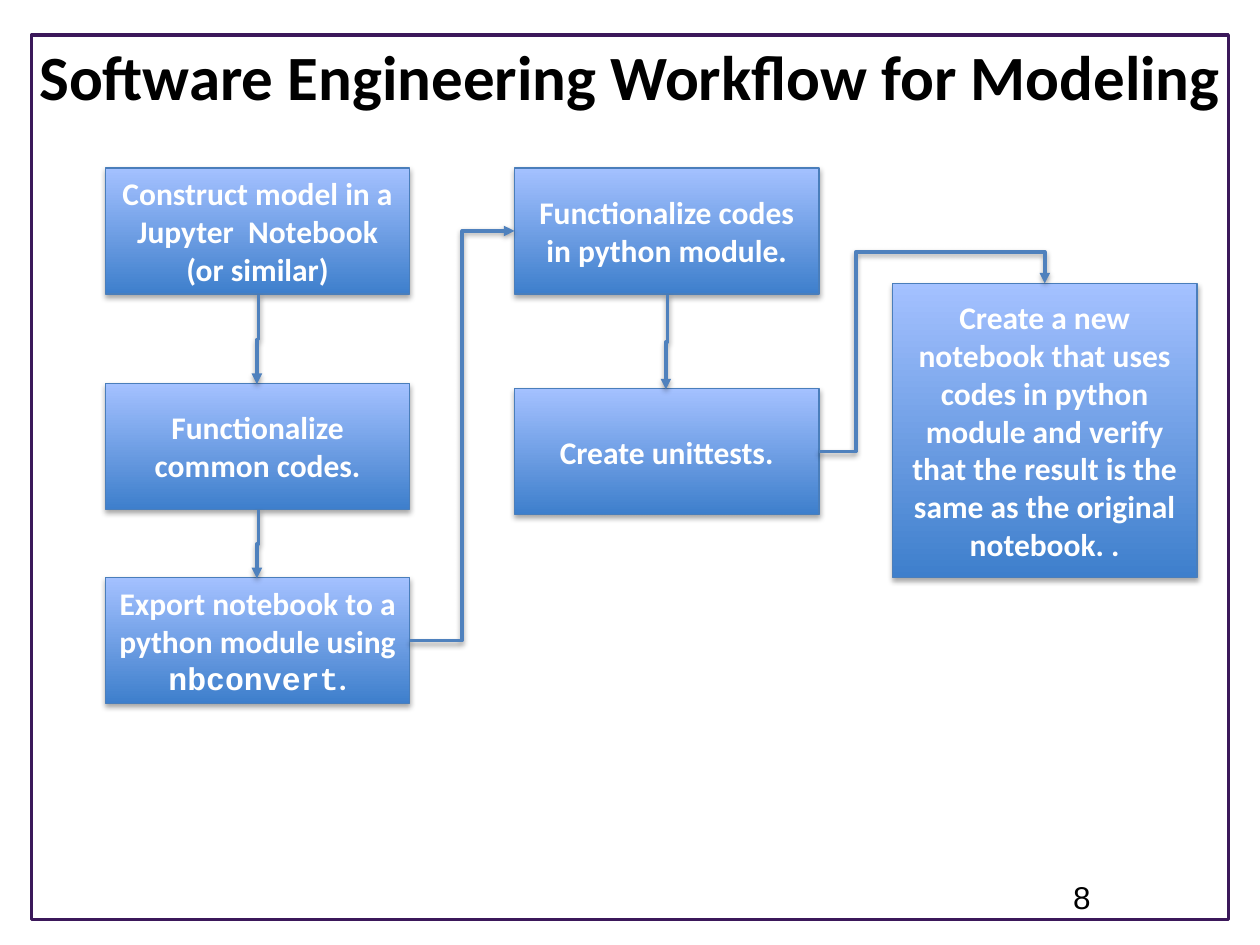
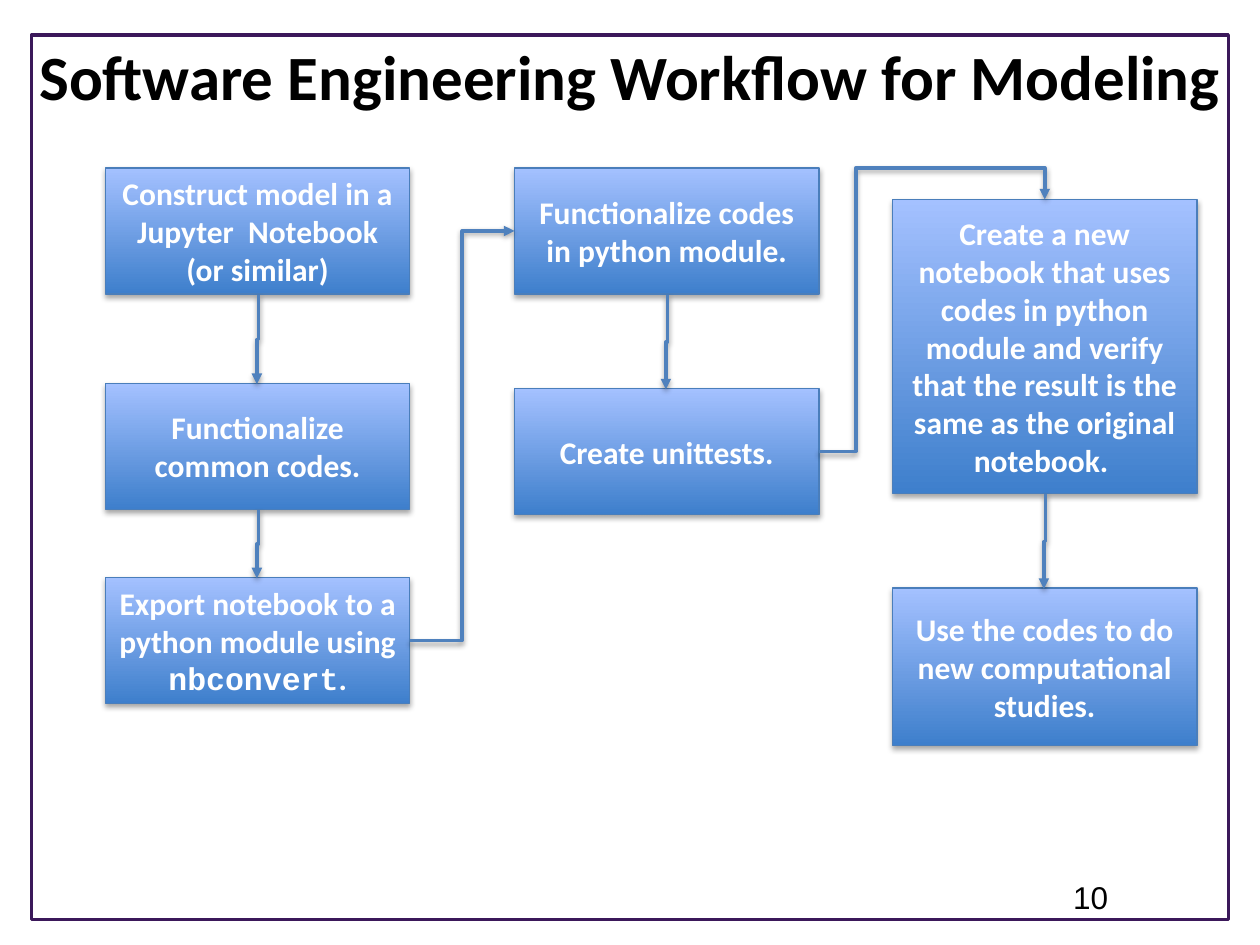
Before and after one commit to ModelEngineering/advancing-biomedical-models, a slide deck: slide 10 of lectures/lecture_10/Lecture_10_Cross_Validation_and_Software_Engineering.pptx (slide 8 before the commit). Drawn at 1260x945 pixels with LibreOffice and Linux fonts; fonts in the diff are those of the drawing; background and template pictures are left out. Boxes give left, top, right and bottom in pixels: in the first picture for what was removed or moved away, otherwise in the second. Text is boxed around its words. In the diff, an @@ line names an element or a change of style, - is before the commit and + after.

Commit message:
Updated slides

```diff
--- a/lectures/lecture_10/Lecture_10_Cross_Validation_and_Software_Engineering.pptx
+++ b/lectures/lecture_10/Lecture_10_Cross_Validation_and_Software_Engineering.pptx
@@ elbow arrow moved from (819, 451) - (1045, 284) to (819, 451) - (1045, 199) @@
@@ rectangle "Create a new notebook that ...": place and size @@
-rectangle "Create a new notebook that ..." at (892,284,1197,577)
+rectangle "Create a new notebook that ..." at (892,199,1197,493)
@@ text in rectangle at (912,224,1177,472): text changed @@
-Create a new notebook that uses codes in python module and verify that the result is the same as the original notebook. .
+Create a new notebook that uses codes in python module and verify that the result is the same as the original notebook.
@@ elbow arrow added from (1046, 494) to (1043, 588), #4F81BD 2 pt @@
@@ rectangle added at (892,588,1197,746), fill gradient #3F80CE to #A4C4FF, outline #4B7EBC 0.75 pt, 18 pt, text #FFFFFF, bold @@
+Use the codes to do new computational studies.
@@ page number at (1073,887,1108,910): text changed @@
-8
+10
```
Also in this commit, not shown: 4 other slides changed, 3 slides added, 1 slide removed.
